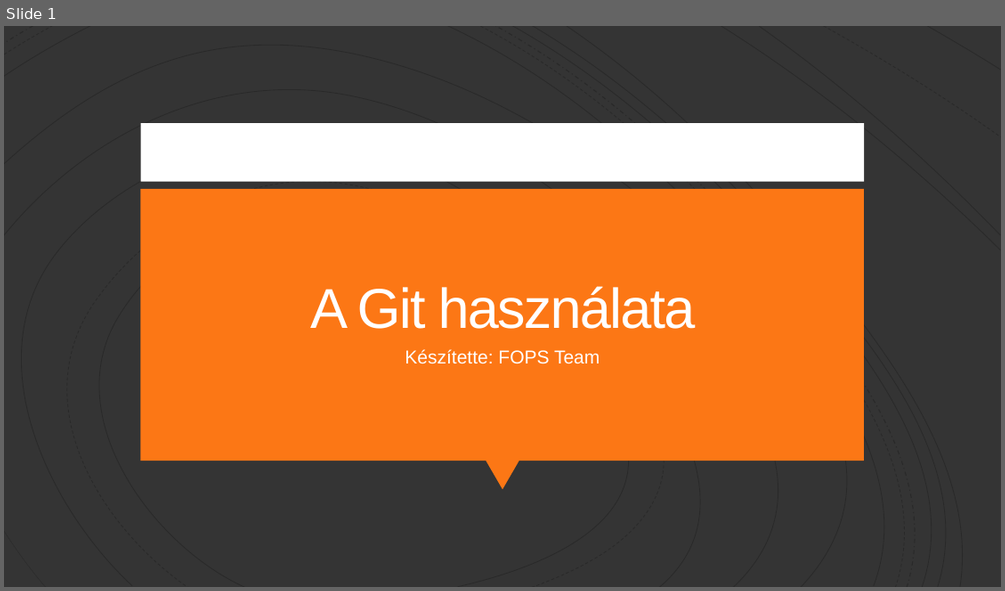
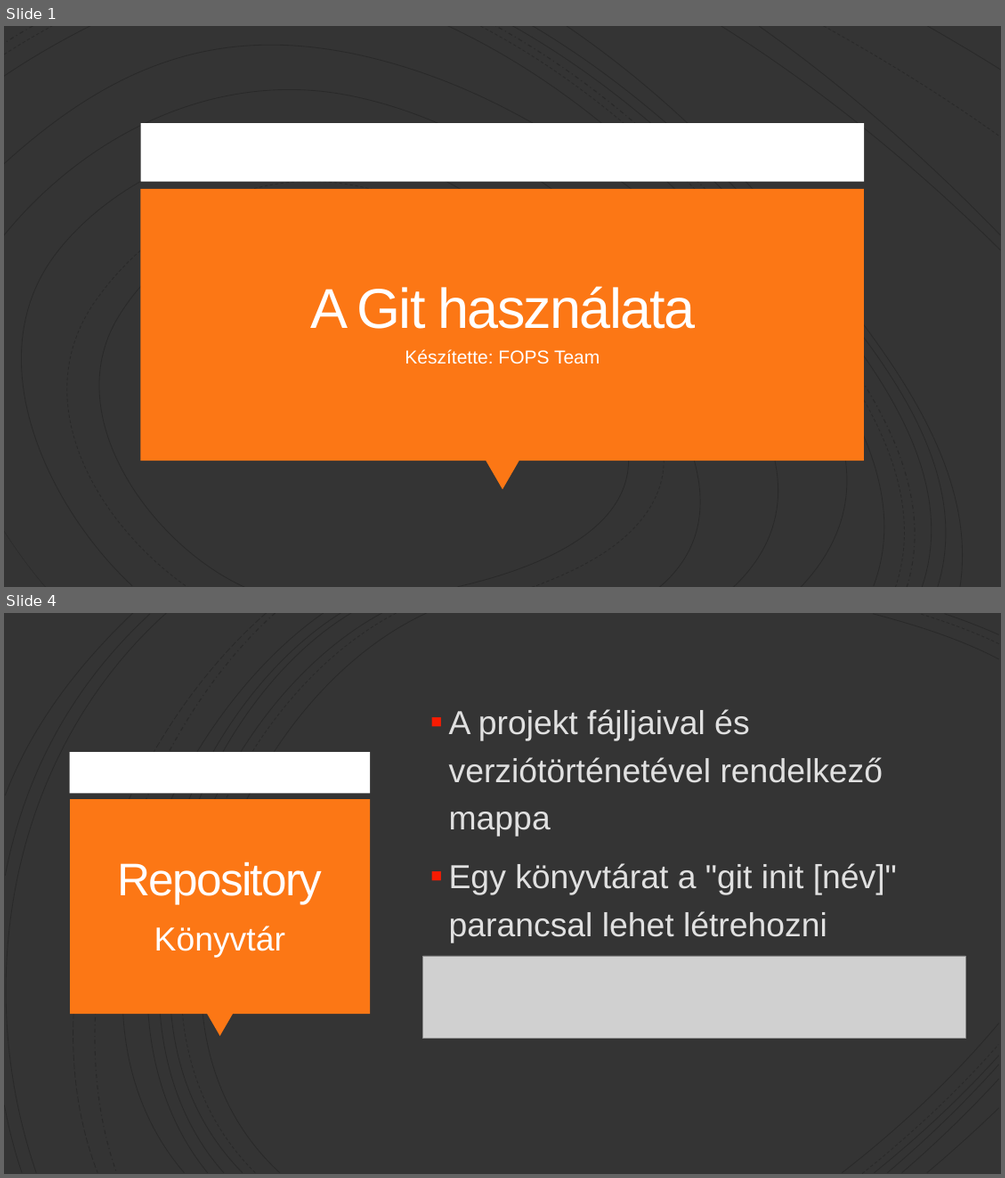
Before and after one commit to Peter-2007/FOPS, a slide deck: FOPS_Git.pptx. Shown one above the other, each under a label of ours: slide 1 before the commit, slides 1 and 4 after it; the slides between them are not shown. The pictures are 1005x591 and 1005x1178 pixels, drawn with LibreOffice and Linux fonts; fonts in the diff are those of the drawing; grey boxes stand for pictures. Boxes give left, top, right and bottom in pixels: in the first picture for what was removed or moved away, otherwise in the second. Text is boxed around its words. In the diff, an @@ line names an element or a change of style, - is before the commit and + after.

```diff
--- a/FOPS_Git.pptx
+++ b/FOPS_Git.pptx
@@ slide 4 added at [4,613,1001,1174], background #343434 @@
@@ group added at [4,613,999,1174]: 21 freeform shapes @@
@@ text added at [449,709,897,942], 32 pt, text #E0E0E0 @@
+▪ A projekt fájljaival és verziótörténetével rendelkező mappa
+▪ Egy könyvtárat a "git init [név]" parancsal lehet létrehozni
@@ rectangle added at [70,752,371,793], fill #FFFFFF @@
@@ rectangle added at [70,799,370,1013], fill #FC7715 @@
@@ title added at [118,861,323,904], 44 pt, text #FFFEFF @@
+Repository
@@ text added at [154,925,285,957], 32 pt, text #FFFEFF @@
+Könyvtár
@@ picture added at [423,956,966,1038] @@
@@ triangle added at [207,1013,233,1037], fill #FC7715 @@
```
Also in this commit, not shown: 6 other slides added, 1 slide removed.
